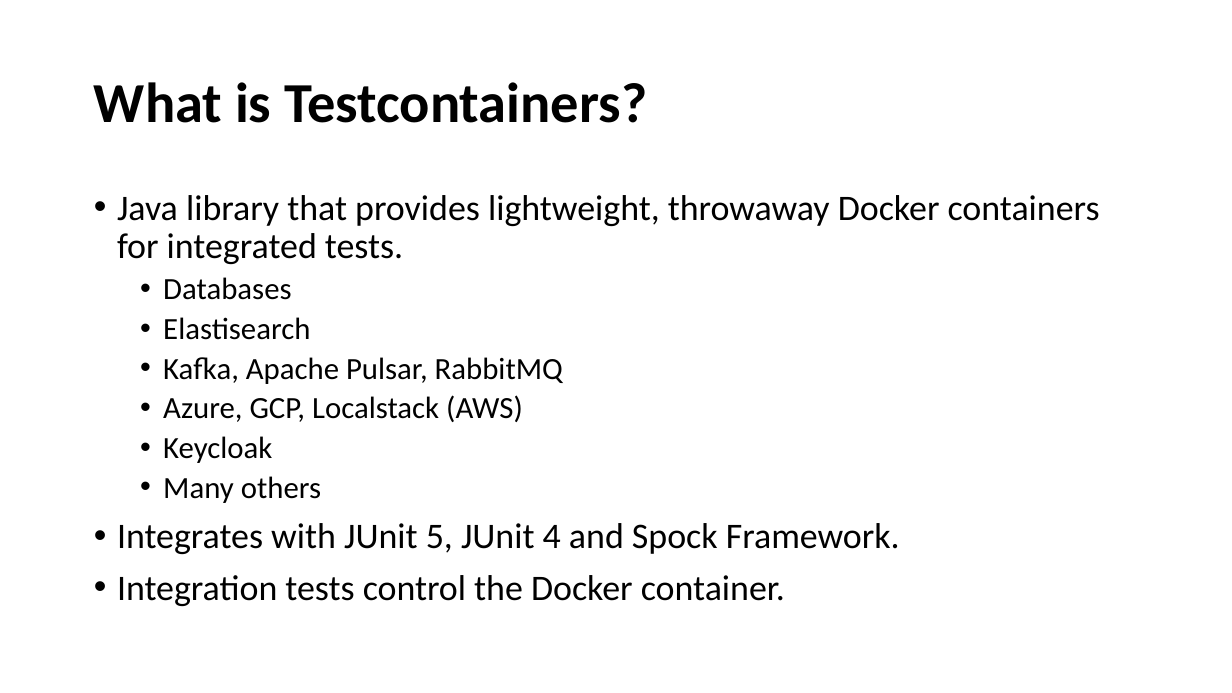
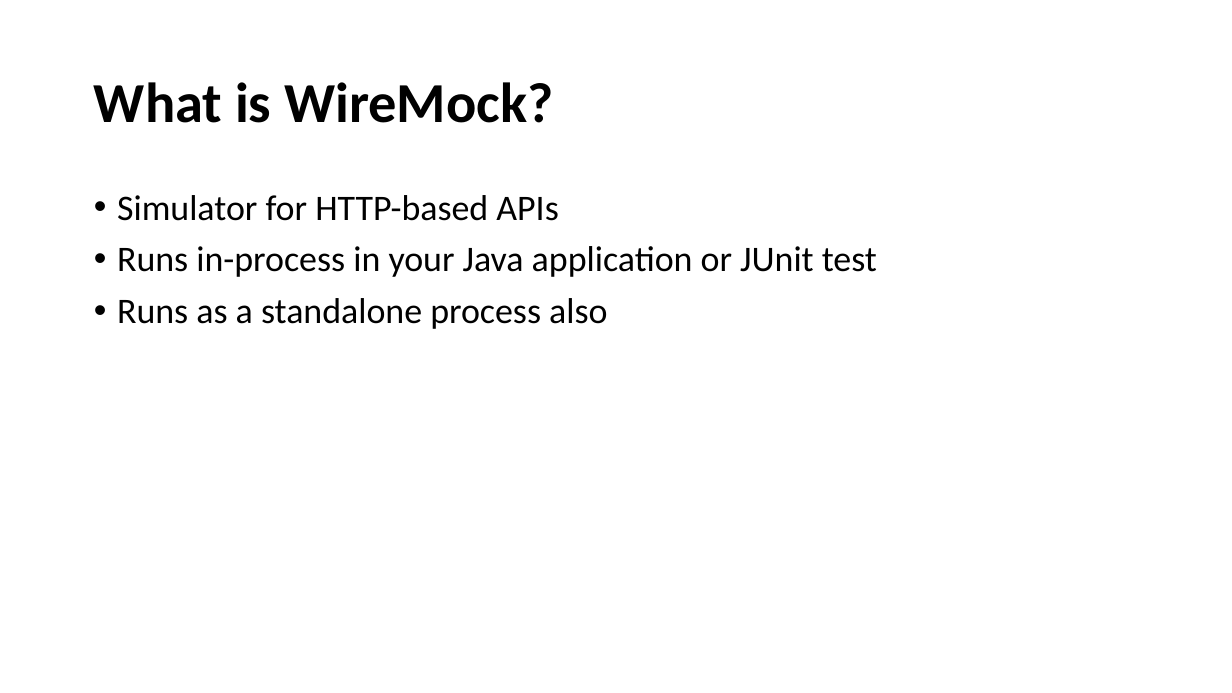
Before and after one commit to cebartling/test-driven, a slide deck: slide 2 of presentations/Introduction to WireMock.pptx. Drawn at 1232x693 pixels with LibreOffice and Linux fonts; fonts in the diff are those of the drawing. Boxes give left, top, right and bottom in pixels: in the first picture for what was removed or moved away, otherwise in the second. Text is boxed around its words. In the diff, an @@ line names an element or a change of style, - is before the commit and + after.

Commit message:
WireMock presentation updates

```diff
--- a/presentations/Introduction to WireMock.pptx
+++ b/presentations/Introduction to WireMock.pptx
@@ title at (94, 82, 553, 123): text changed @@
-What is Testcontainers?
+What is WireMock?
@@ text at (117, 195, 877, 329): text changed @@
-• Java library that provides lightweight, throwaway Docker containers for integrated tests.
-  • Databases
-  • Elastisearch
-  • Kafka, Apache Pulsar, RabbitMQ
-  • Azure, GCP, Localstack (AWS)
-  • Keycloak
-  • Many others
-• Integrates with JUnit 5, JUnit 4 and Spock Framework.
-• Integration tests control the Docker container.
+• Simulator for HTTP-based APIs
+• Runs in-process in your Java application or JUnit test
+• Runs as a standalone process also
```
Also in this commit, not shown: 3 other slides changed, 3 slides added, 5 slides removed.
